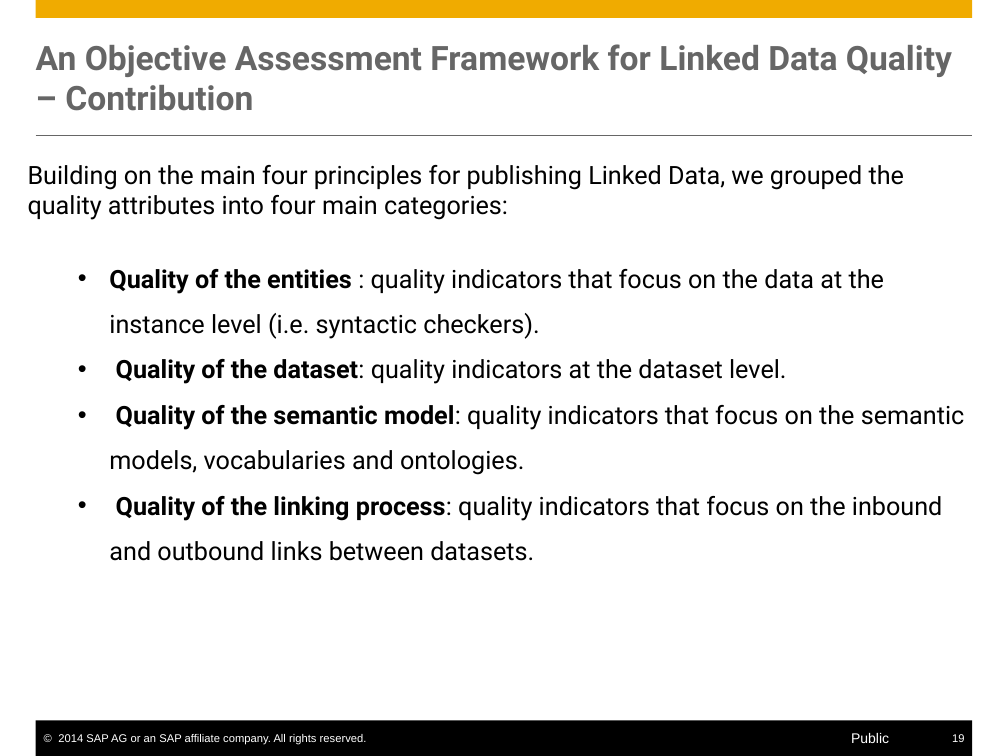
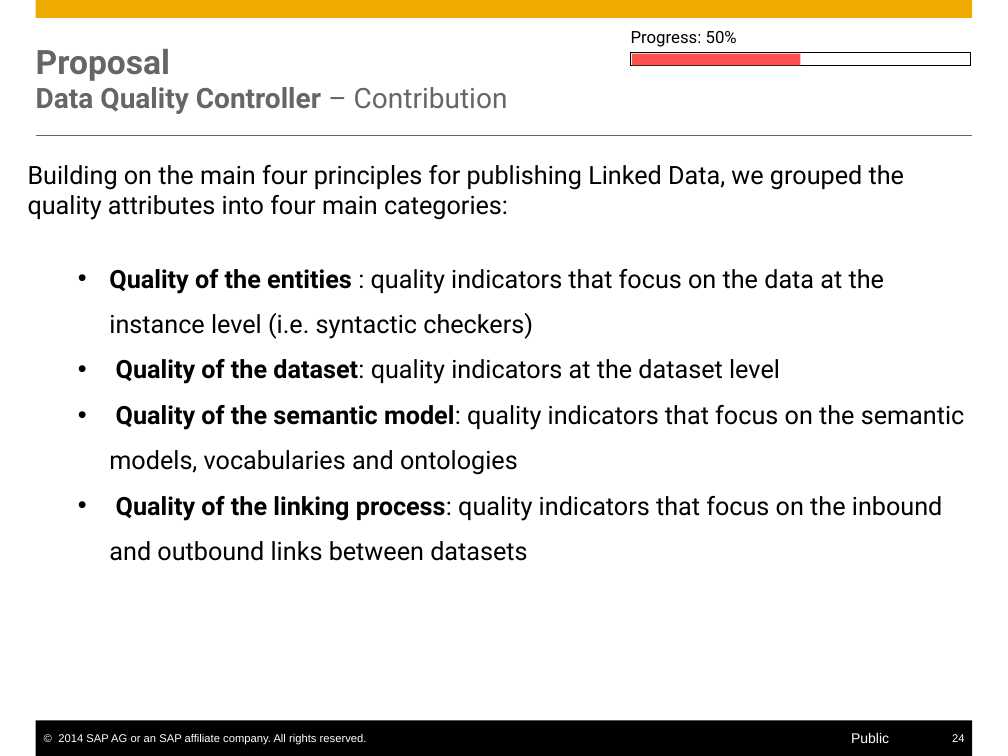
Before and after one commit to S-c-H-i-Z-o/PhD, a slide deck: slide 24 of Progress Reports CIFRE & Workplans/PhD Interim Report/presentation/Self-Service Data Provisioning through Semantic Enrichment of Data.pptx (slide 19 before the commit). Drawn at 1008x756 pixels with LibreOffice and Linux fonts; fonts in the diff are those of the drawing. Boxes give left, top, right and bottom in pixels: in the first picture for what was removed or moved away, otherwise in the second. Text is boxed around its words. In the diff, an @@ line names an element or a change of style, - is before the commit and + after.

```diff
--- a/Progress Reports CIFRE & Workplans/PhD Interim Report/presentation/Self-Service Data Provisioning through Semantic Enrichment of Data.pptx
+++ b/Progress Reports CIFRE & Workplans/PhD Interim Report/presentation/Self-Service Data Provisioning through Semantic Enrichment of Data.pptx
@@ title at [36,49,508,114]: text changed; size 24 to 20 pt @@
-An Objective Assessment Framework for Linked Data Quality – Contribution
+Proposal
+Data Quality Controller – Contribution
@@ rectangle added at [631,52,971,66], fill #FFFFFF, outline #000000 0.5 pt @@
@@ text added at [631,31,737,47], 12 pt, text #000000 @@
+Progress: 50%
@@ rectangle added at [632,53,800,66], fill #FF5050 @@
@@ text at [109,269,965,561]: text changed @@
-• Quality of the entities : quality indicators that focus on the data at the instance level (i.e. syntactic checkers).
-• Quality of the dataset: quality indicators at the dataset level.
-• Quality of the semantic model: quality indicators that focus on the semantic models, vocabularies and ontologies.
-• Quality of the linking process: quality indicators that focus on the inbound and outbound links between datasets.
+• Quality of the entities : quality indicators that focus on the data at the instance level (i.e. syntactic checkers)
+• Quality of the dataset: quality indicators at the dataset level
+• Quality of the semantic model: quality indicators that focus on the semantic models, vocabularies and ontologies
+• Quality of the linking process: quality indicators that focus on the inbound and outbound links between datasets
@@ page number at [952,734,964,742]: text changed @@
-19
+24
```
Also in this commit, not shown: 16 other slides changed, 17 slides added, 3 slides removed, 23 other files.
